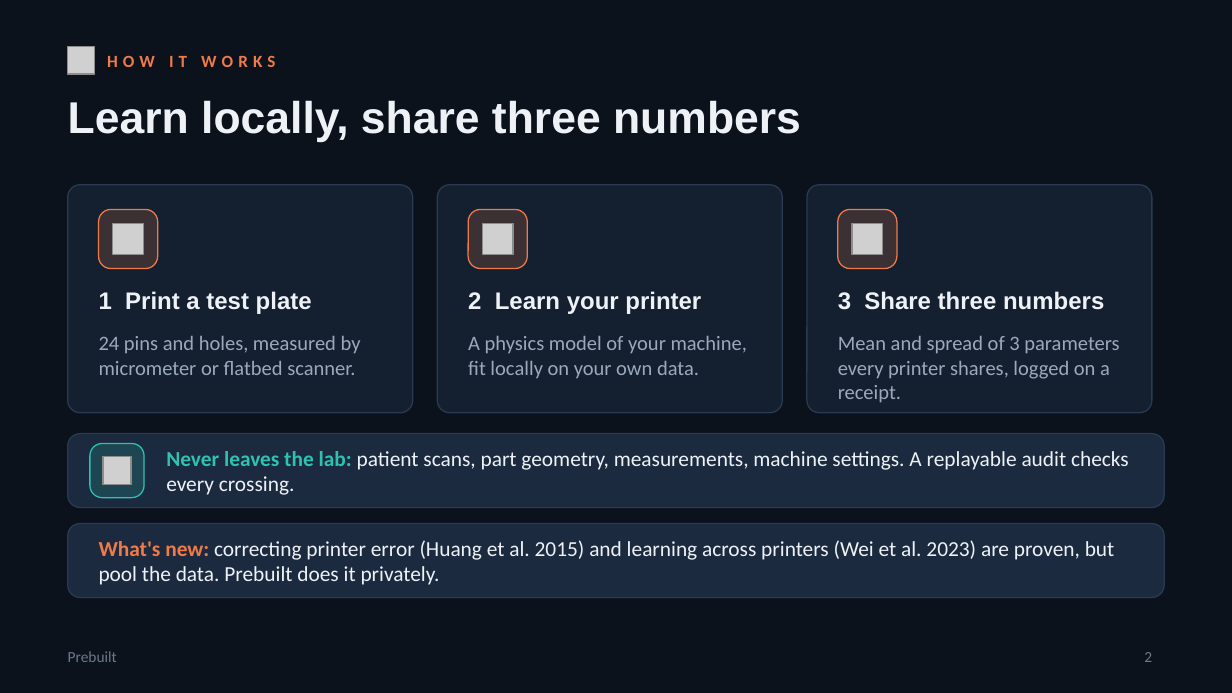
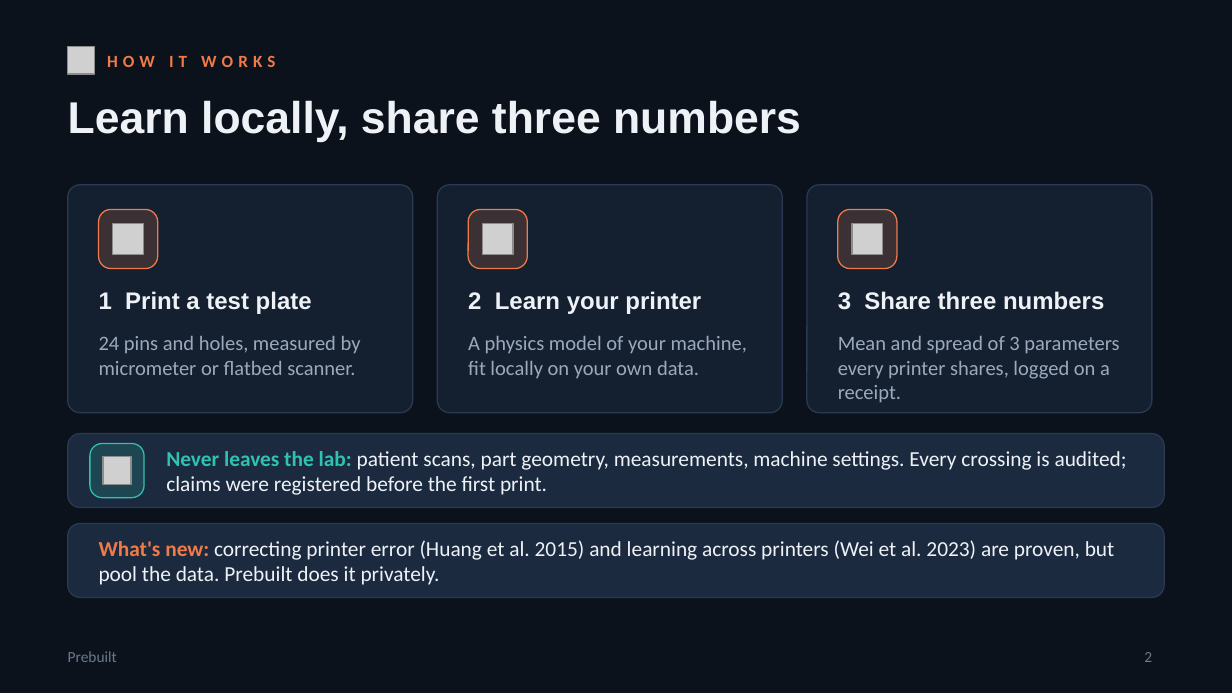
Before and after one commit to matte-realize/prebuilt, a slide deck: slide 2 of docs/slides/prebuilt-pitch.pptx. Drawn at 1232x693 pixels with LibreOffice and Linux fonts; fonts in the diff are those of the drawing; grey boxes stand for pictures. Boxes give left, top, right and bottom in pixels: in the first picture for what was removed or moved away, otherwise in the second. Text is boxed around its words. In the diff, an @@ line names an element or a change of style, - is before the commit and + after.

```diff
--- a/docs/slides/prebuilt-pitch.pptx
+++ b/docs/slides/prebuilt-pitch.pptx
@@ text at [166,451,1127,495]: text changed @@
-Never leaves the lab: patient scans, part geometry, measurements, machine settings. A replayable audit checks every crossing.
+Never leaves the lab: patient scans, part geometry, measurements, machine settings. Every crossing is audited; claims were registered before the first print.
```
Also in this commit, not shown: 2 other slides changed, 8 other files.
